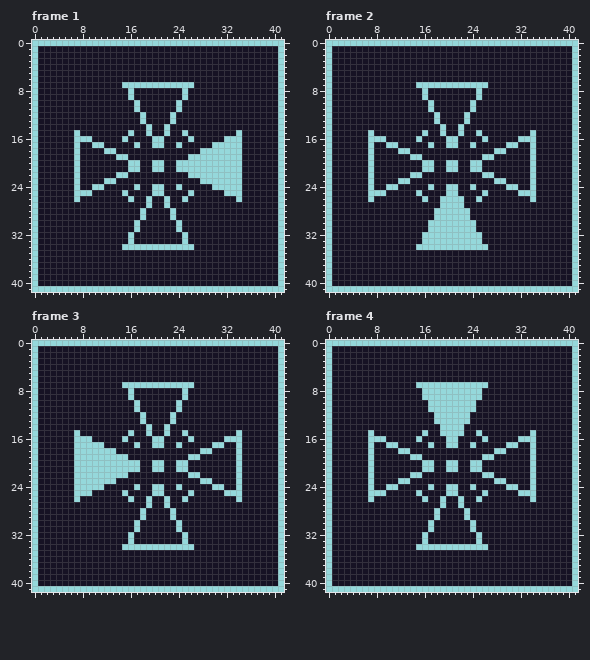
A pixel-art file gets an edit: assets/image/ui/phase.aseprite. That is the earlier state.
42x42 pixels, 4 frames. Shown: frame 1, frame 2, frame 3, frame 4.
Once edited:
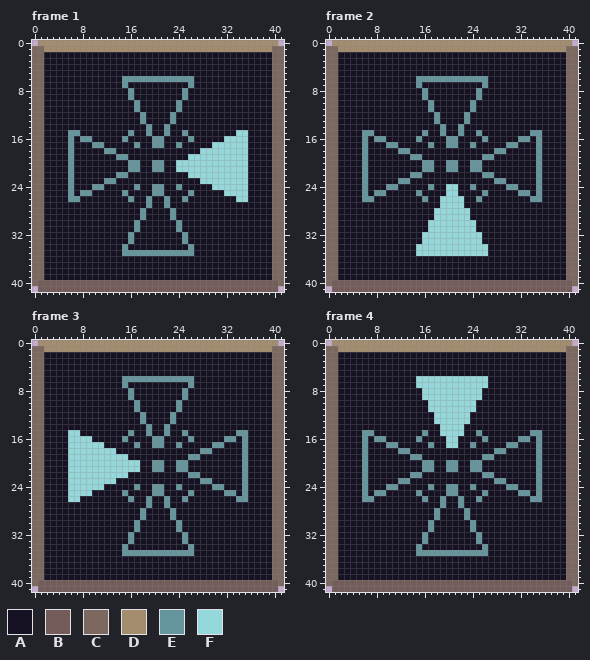
Palette (. is transparent): A #161224  B #735c59  C #7d6860  D #a48c6e  E #65969e  F #95d8db
The exact change:
Changed rows in their new state; - is an unchanged pixel.
Frame 1:
first column x 0:
 0 .DDDDDDDDDDDDDDDDDDDDDDDDDDDDDDDDDDDDDDDD.
 1 CCDDDDDDDDDDDDDDDDDDDDDDDDDDDDDDDDDDDDDDCC
 2 CC--------------------------------------CC
 3 CC--------------------------------------CC
 4 CC--------------------------------------CC
 5 CC--------------------------------------CC
 6 CC-------------EEEEEEEEEEEE-------------CC
 7 CC-------------EAAAAAAAAAAE-------------CC
 8 CC--------------E--------E--------------CC
 9 CC--------------E--------E--------------CC
10 CC---------------E------E---------------CC
11 CC---------------E------E---------------CC
12 CC----------------E----E----------------CC
13 CC----------------E----E----------------CC
14 CC-----------------E--E-----------------CC
15 CC----EE--------E--E--E--E---------F----CC
16 CC----EAEE-----E----EE----E--------F----CC
17 CC----EA--EE-----E--EE--E----------F----CC
18 CC----EA----EE---------------------F----CC
19 CC----EA------EE-------------------F----CC
20 CC----EA--------EE--EE-------------F----CC
21 CC----EA--------EE--EE-------------F----CC
22 CC----EA------EE-------------------F----CC
23 CC----EA----EE---------------------F----CC
24 CC----EA--EE-----E--EE--E----------F----CC
25 CC----EAEE-----E----EE----E--------F----CC
26 CC----EE--------E--E--E--E---------F----CC
27 CC-----------------E--E-----------------CC
28 CC----------------E----E----------------CC
29 CC----------------E----E----------------CC
30 CC---------------E------E---------------CC
31 CC---------------E------E---------------CC
32 CC--------------E--------E--------------CC
33 CC--------------E--------E--------------CC
34 CC-------------EAAAAAAAAAAE-------------CC
35 CC-------------EEEEEEEEEEEE-------------CC
36 CC--------------------------------------CC
37 CC--------------------------------------CC
38 CC--------------------------------------CC
39 CC--------------------------------------CC
40 CBBBBBBBBBBBBBBBBBBBBBBBBBBBBBBBBBBBBBBBBC
41 .BBBBBBBBBBBBBBBBBBBBBBBBBBBBBBBBBBBBBBBB.
Frame 2:
first column x 0:
 0 .DDDDDDDDDDDDDDDDDDDDDDDDDDDDDDDDDDDDDDDD.
 1 CCDDDDDDDDDDDDDDDDDDDDDDDDDDDDDDDDDDDDDDCC
 2 CC--------------------------------------CC
 3 CC--------------------------------------CC
 4 CC--------------------------------------CC
 5 CC--------------------------------------CC
 6 CC-------------EEEEEEEEEEEE-------------CC
 7 CC-------------EAAAAAAAAAAE-------------CC
 8 CC--------------E--------E--------------CC
 9 CC--------------E--------E--------------CC
10 CC---------------E------E---------------CC
11 CC---------------E------E---------------CC
12 CC----------------E----E----------------CC
13 CC----------------E----E----------------CC
14 CC-----------------E--E-----------------CC
15 CC----EE--------E--E--E--E--------EE----CC
16 CC----EAEE-----E----EE----E-----EEAE----CC
17 CC----EA--EE-----E--EE--E-----EE--AE----CC
18 CC----EA----EE--------------EE----AE----CC
19 CC----EA------EE----------EE------AE----CC
20 CC----EA--------EE--EE--EE--------AE----CC
21 CC----EA--------EE--EE--EE--------AE----CC
22 CC----EA------EE----------EE------AE----CC
23 CC----EA----EE--------------EE----AE----CC
24 CC----EA--EE-----E------E-----EE--AE----CC
25 CC----EAEE-----E----------E-----EEAE----CC
26 CC----EE--------E--------E--------EE----CC
27 CC--------------------------------------CC
28 CC--------------------------------------CC
29 CC--------------------------------------CC
30 CC--------------------------------------CC
31 CC--------------------------------------CC
32 CC--------------------------------------CC
33 CC--------------------------------------CC
34 CC--------------------------------------CC
35 CC-------------FFFFFFFFFFFF-------------CC
36 CC--------------------------------------CC
37 CC--------------------------------------CC
38 CC--------------------------------------CC
39 CC--------------------------------------CC
40 CBBBBBBBBBBBBBBBBBBBBBBBBBBBBBBBBBBBBBBBBC
41 .BBBBBBBBBBBBBBBBBBBBBBBBBBBBBBBBBBBBBBBB.
Frame 3:
first column x 0:
 0 .DDDDDDDDDDDDDDDDDDDDDDDDDDDDDDDDDDDDDDDD.
 1 CCDDDDDDDDDDDDDDDDDDDDDDDDDDDDDDDDDDDDDDCC
 2 CC--------------------------------------CC
 3 CC--------------------------------------CC
 4 CC--------------------------------------CC
 5 CC--------------------------------------CC
 6 CC-------------EEEEEEEEEEEE-------------CC
 7 CC-------------EAAAAAAAAAAE-------------CC
 8 CC--------------E--------E--------------CC
 9 CC--------------E--------E--------------CC
10 CC---------------E------E---------------CC
11 CC---------------E------E---------------CC
12 CC----------------E----E----------------CC
13 CC----------------E----E----------------CC
14 CC-----------------E--E-----------------CC
15 CC----F---------E--E--E--E--------EE----CC
16 CC----F--------E----EE----E-----EEAE----CC
17 CC----F----------E--EE--E-----EE--AE----CC
18 CC----F---------------------EE----AE----CC
19 CC----F-------------------EE------AE----CC
20 CC----F-------------EE--EE--------AE----CC
21 CC----F-------------EE--EE--------AE----CC
22 CC----F-------------------EE------AE----CC
23 CC----F---------------------EE----AE----CC
24 CC----F----------E--EE--E-----EE--AE----CC
25 CC----F--------E----EE----E-----EEAE----CC
26 CC----F---------E--E--E--E--------EE----CC
27 CC-----------------E--E-----------------CC
28 CC----------------E----E----------------CC
29 CC----------------E----E----------------CC
30 CC---------------E------E---------------CC
31 CC---------------E------E---------------CC
32 CC--------------E--------E--------------CC
33 CC--------------E--------E--------------CC
34 CC-------------EAAAAAAAAAAE-------------CC
35 CC-------------EEEEEEEEEEEE-------------CC
36 CC--------------------------------------CC
37 CC--------------------------------------CC
38 CC--------------------------------------CC
39 CC--------------------------------------CC
40 CBBBBBBBBBBBBBBBBBBBBBBBBBBBBBBBBBBBBBBBBC
41 .BBBBBBBBBBBBBBBBBBBBBBBBBBBBBBBBBBBBBBBB.
Frame 4:
first column x 0:
 0 .DDDDDDDDDDDDDDDDDDDDDDDDDDDDDDDDDDDDDDDD.
 1 CCDDDDDDDDDDDDDDDDDDDDDDDDDDDDDDDDDDDDDDCC
 2 CC--------------------------------------CC
 3 CC--------------------------------------CC
 4 CC--------------------------------------CC
 5 CC--------------------------------------CC
 6 CC-------------FFFFFFFFFFFF-------------CC
 7 CC--------------------------------------CC
 8 CC--------------------------------------CC
 9 CC--------------------------------------CC
10 CC--------------------------------------CC
11 CC--------------------------------------CC
12 CC--------------------------------------CC
13 CC--------------------------------------CC
14 CC--------------------------------------CC
15 CC----EE--------E--------E--------EE----CC
16 CC----EAEE-----E----------E-----EEAE----CC
17 CC----EA--EE-----E------E-----EE--AE----CC
18 CC----EA----EE--------------EE----AE----CC
19 CC----EA------EE----------EE------AE----CC
20 CC----EA--------EE--EE--EE--------AE----CC
21 CC----EA--------EE--EE--EE--------AE----CC
22 CC----EA------EE----------EE------AE----CC
23 CC----EA----EE--------------EE----AE----CC
24 CC----EA--EE-----E--EE--E-----EE--AE----CC
25 CC----EAEE-----E----EE----E-----EEAE----CC
26 CC----EE--------E--E--E--E--------EE----CC
27 CC-----------------E--E-----------------CC
28 CC----------------E----E----------------CC
29 CC----------------E----E----------------CC
30 CC---------------E------E---------------CC
31 CC---------------E------E---------------CC
32 CC--------------E--------E--------------CC
33 CC--------------E--------E--------------CC
34 CC-------------EAAAAAAAAAAE-------------CC
35 CC-------------EEEEEEEEEEEE-------------CC
36 CC--------------------------------------CC
37 CC--------------------------------------CC
38 CC--------------------------------------CC
39 CC--------------------------------------CC
40 CBBBBBBBBBBBBBBBBBBBBBBBBBBBBBBBBBBBBBBBBC
41 .BBBBBBBBBBBBBBBBBBBBBBBBBBBBBBBBBBBBBBBB.
Boxes around the changes in both pictures, in picture pixels (x1, y1, x2, y2):
changed: (32, 40, 284, 292)
changed: (326, 40, 578, 292)
changed: (32, 340, 284, 592)
changed: (326, 340, 578, 592)
